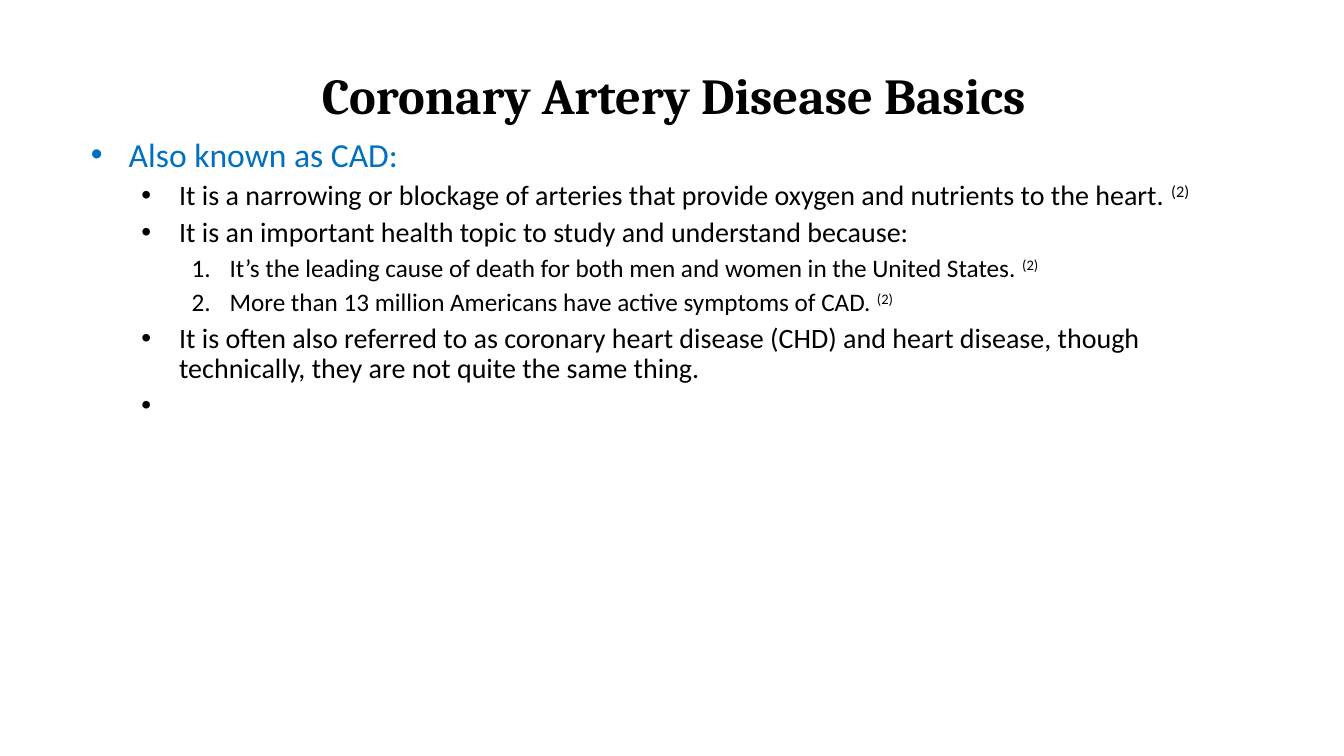
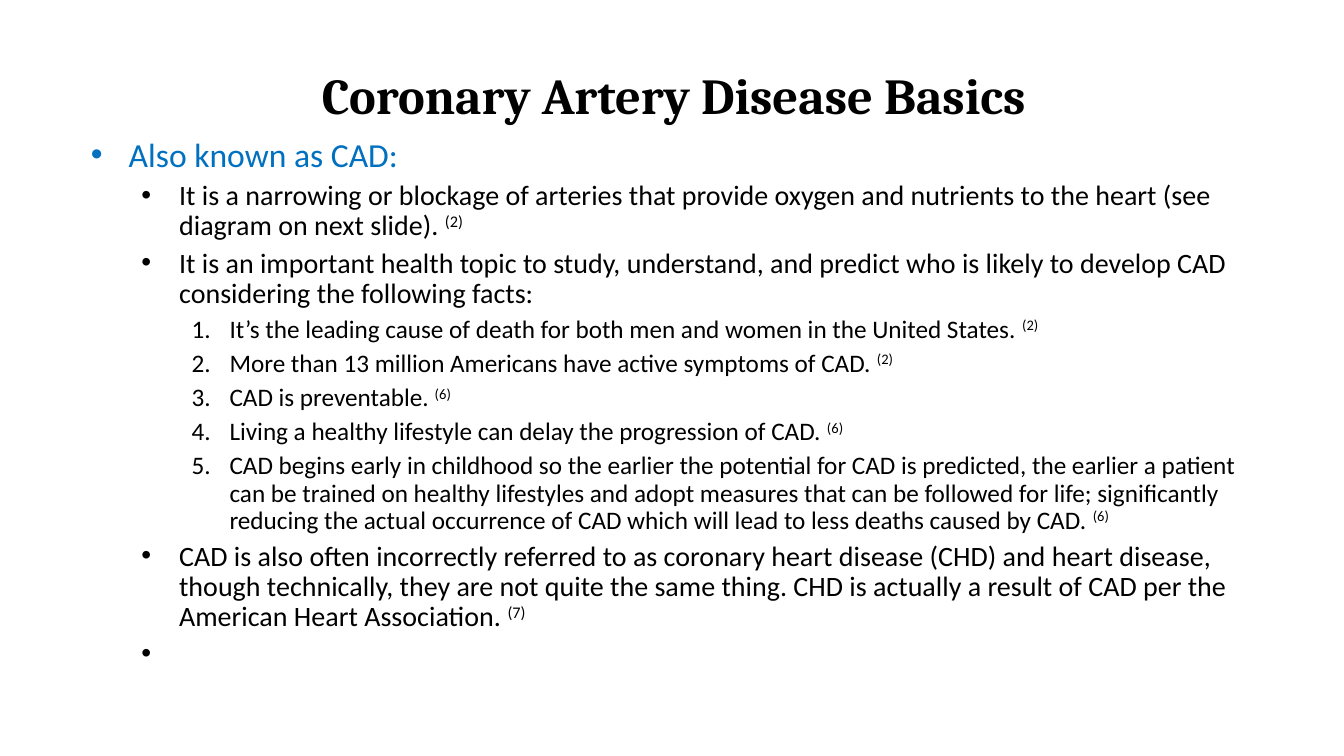
Before and after one commit to Ophelia82/Heart-Disease-Predictive-Model, a slide deck: slide 2 of Heart Disease Presentation.pptx. Drawn at 1344x756 pixels with LibreOffice and Linux fonts; fonts in the diff are those of the drawing. Boxes give left, top, right and bottom in pixels: in the first picture for what was removed or moved away, otherwise in the second. Text is boxed around its words. In the diff, an @@ line names an element or a change of style, - is before the commit and + after.

```diff
--- a/Heart Disease Presentation.pptx
+++ b/Heart Disease Presentation.pptx
@@ subtitle at bbox=[179, 184, 1225, 308]: text changed @@
-  • It is a narrowing or blockage of arteries that provide oxygen and nutrients to the heart. (2)
-  • It is an important health topic to study and understand because:
+  • It is a narrowing or blockage of arteries that provide oxygen and nutrients to the heart (see diagram on next slide). (2)
+  • It is an important health topic to study, understand, and predict who is likely to develop CAD considering the following facts:
@@ subtitle at bbox=[179, 388, 1235, 627]: text changed; size 20 to 18 pt @@
-  • It is often also referred to as coronary heart disease (CHD) and heart disease, though technically, they are not quite the same thing.
+    3. CAD is preventable. (6)
+    4. Living a healthy lifestyle can delay the progression of CAD. (6)
+    5. CAD begins early in childhood so the earlier the potential for CAD is predicted, the earlier a patient can be trained on healthy lifestyles and adopt measures that can be followed for life; significantly reducing the actual occurrence of CAD which will lead to less deaths caused by CAD. (6)
+  • CAD is also often incorrectly referred to as coronary heart disease (CHD) and heart disease, though technically, they are not quite the same thing. CHD is actually a result of CAD per the American Heart Association. (7)
```
Also in this commit, not shown: 13 other slides changed, 6 slides added, 1 slide removed.
